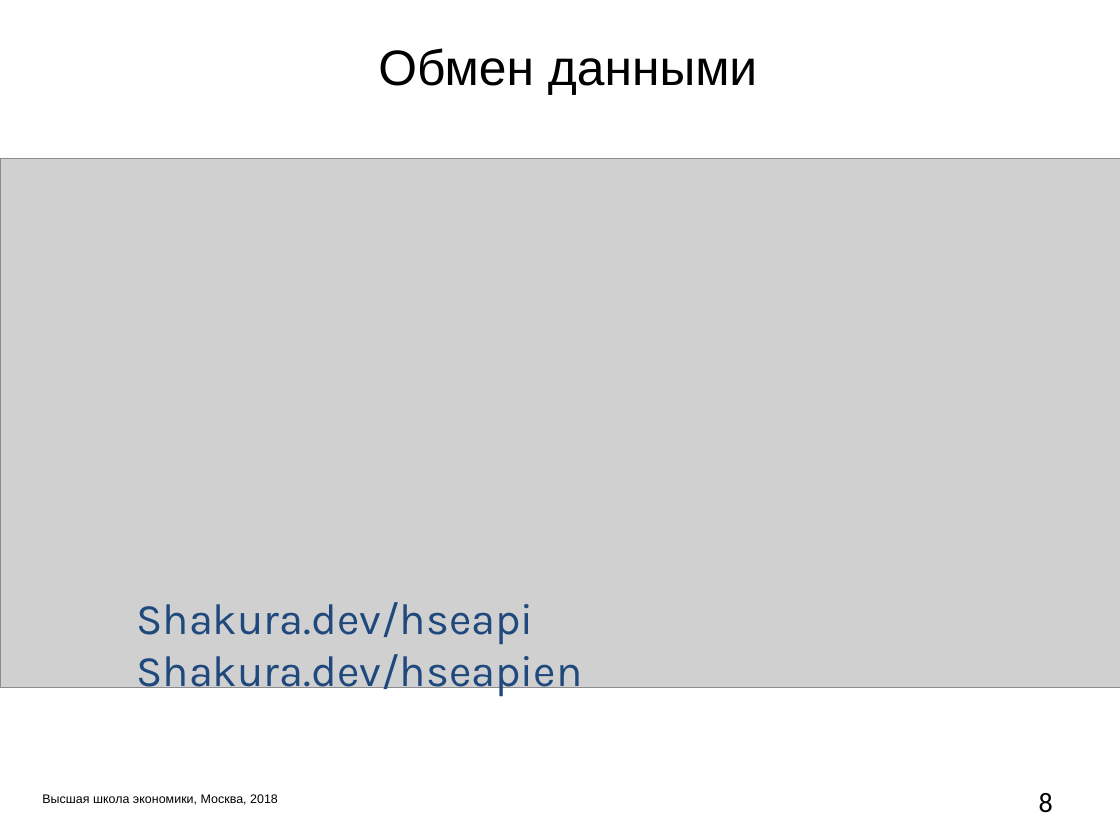
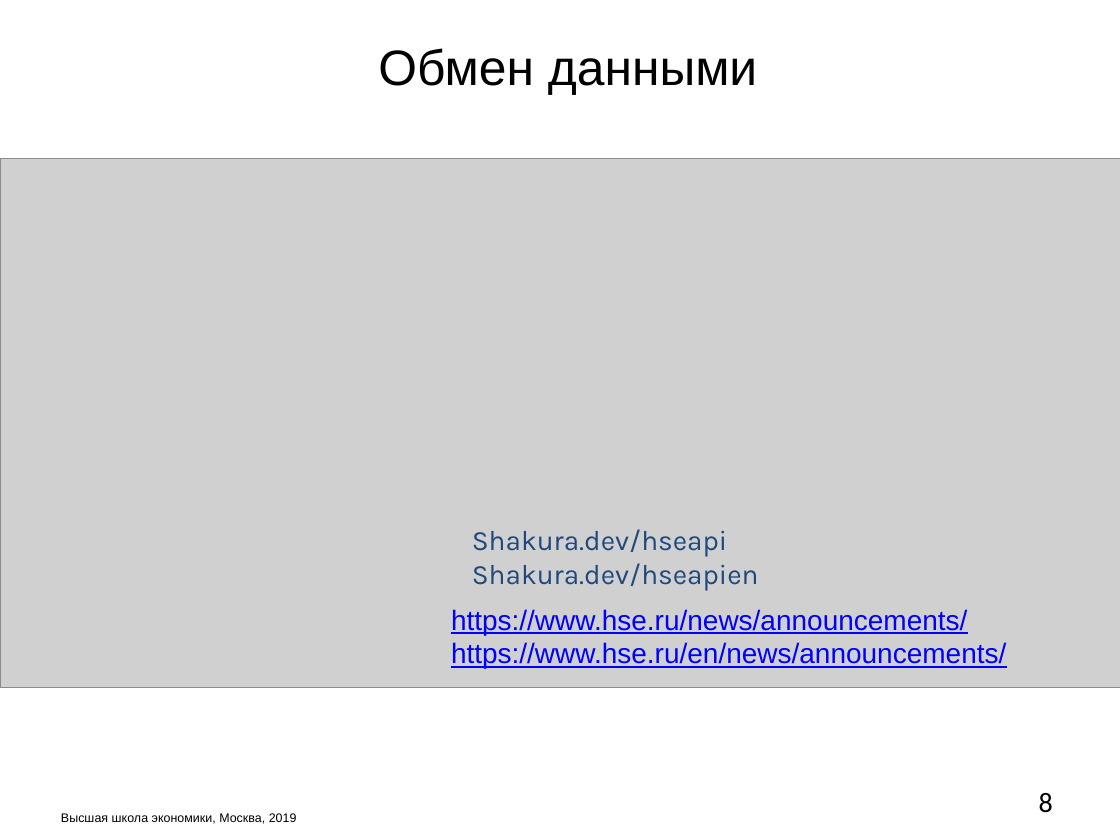
Before and after one commit to M2000h/HSE-APP, a slide deck: slide 8 of Презентация.pptx. Drawn at 1120x840 pixels with LibreOffice and Linux fonts; fonts in the diff are those of the drawing; grey boxes stand for pictures; background and template pictures are left out. Boxes give left, top, right and bottom in pixels: in the first picture for what was removed or moved away, otherwise in the second. Text is boxed around its words. In the diff, an @@ line names an element or a change of style, - is before the commit and + after.

```diff
--- a/Презентация.pptx
+++ b/Презентация.pptx
@@ text "Shakura.dev/hseapi": place and size @@
-text "Shakura.dev/hseapi" at bbox=[137, 602, 583, 698]
+text "Shakura.dev/hseapi" at bbox=[472, 529, 759, 591]
@@ text "Shakura.dev/hseapi" at bbox=[472, 529, 759, 591]: size 28 to 18 pt @@
@@ text added at bbox=[451, 609, 1006, 668], 18 pt, text #0000FF, underline @@
+https://www.hse.ru/news/announcements/ https://www.hse.ru/en/news/announcements/
@@ text at bbox=[61, 813, 297, 824]: text changed @@
-Высшая школа экономики, Москва, 2018
+Высшая школа экономики, Москва, 2019
```
Also in this commit, not shown: 10 other slides changed, 1 other file.
